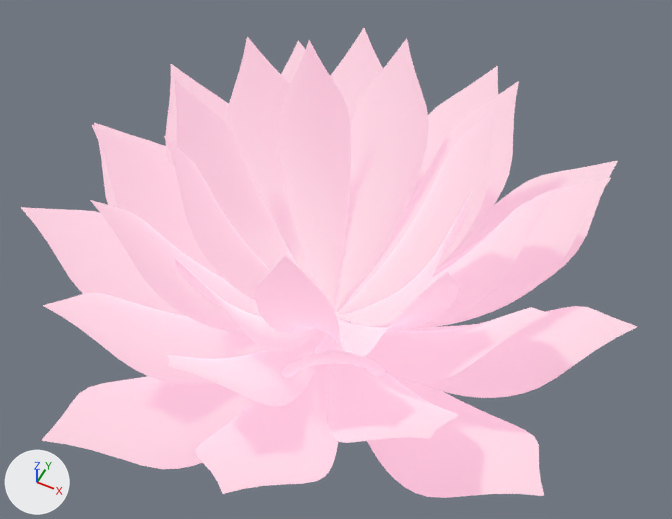
Before and after pictures for a commit that changed the glTF model public/assets/models/waterlily.gltf.
One viewpoint serves both versions: a 50 mm camera at (3.16, -4.12, 3.33) aimed at (2.06, -1.93, 0.6). Every picture has the same lights, and +X, +Y and +Z are marked at lower left. Where no turn or scale is listed for an object, it has been applied to the vertices.

The scene before the commit, as lines of its bpy script (objects in view):
```python
me_mesh_0 = bpy.data.meshes.new('Mesh_0')
me_mesh_0.from_pydata(...)  # 4557 vertices, 7440 faces; spans x -1.31..1.19, y -1.23..1.13, z 0.02..1.11
me_mesh_0.materials.append(mat_green)  # green #abceb9
ob_petal = bpy.data.objects.new('Petal', me_mesh_0)
ob_petal.location = (2.01, -1.875, 0.049)
```
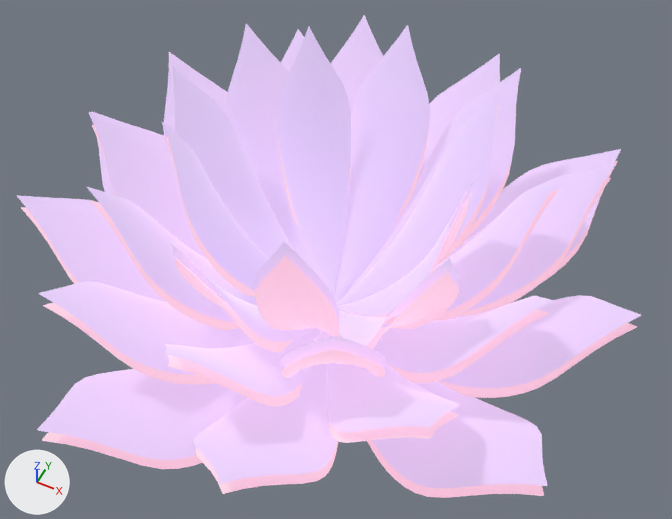
The newer file is also turned or shifted as a whole; pictures and numbers use the older file's frame.

Patch to the scene script:
```diff
--- a/public/assets/models/waterlily.gltf.py
+++ b/public/assets/models/waterlily.gltf.py
@@ mat_pink_grass @@
+mat_pink_grass = principled_material('Pink Grass')
+mat_pink_grass.base_color = (0.634, 0.53, 0.697)  # light grey #d0c0d9
+mat_pink_grass.metallic = 1.0
+mat_pink_grass.roughness = 1.0
+mat_pink_grass.emission_color = (0.416, 0.349, 0.512)  # purple #ad9fbe
+mat_pink_grass.emission_strength = 1.0
@@ me_mesh_1 @@
+me_mesh_1.from_pydata(...)  # 4557 vertices, 7440 faces; spans x -1.31..1.19, y -1.23..1.13, z 0.02..1.11
+me_mesh_1.materials.append(mat_pink_grass)  # light grey #d0c0d9
@@ ob_petal_001 @@
+ob_petal_001 = bpy.data.objects.new('Petal.001', me_mesh_1)
+ob_petal_001.location = (2.01, -1.875, 0.114)
```

Changed parts and their boxes [x1, y1, x2, y2] in the pictures (672 x 519 px):
'Petal.001', added: after [17, 15, 642, 488]
'Petal', unchanged, covered by the edit: before [21, 28, 637, 498]; after [21, 105, 637, 498]
